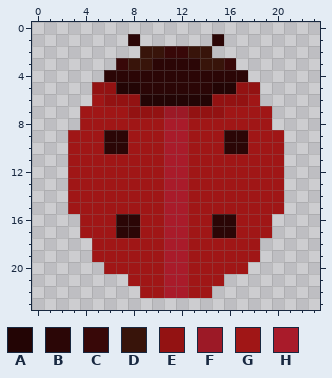
Pixel-art sprite: Art/entities/gmtkplayer1.png. That is the earlier state.
The file is 24x24 pixels. Colours within 5 levels of each other are drawn and written as one.
Palette (. is transparent): A #230505  B #2b0606  C #380808  D #38140a  E #931212  F #9c1926  G #a01616  H #a91b2a
Pixels before, first column x 3:
 1 .....B......B.....
 2 ......DDCCDD......
 3 ....CDDBBBBDDC....
 4 ...BBBBBBBBBBBB...
 5 ..EEAABBBBBBAAEE..
 6 ..GEEEAAAAAAEEEG..
 7 .GGGGEEEFFEEEGGGG.
 8 .GGGGGGGHHGGGGGGG.
 9 GGGBBGGGHHGGGBBGGG
10 GGGBBGGGHHGGGBBGGG
11 GGGGGGGGHHGGGGGGGG
12 GGGGGGGGHHGGGGGGGG
13 GGGGGGGGHHGGGGGGGG
14 GGGGGGGGHHGGGGGGGG
15 GGGGGGGGHHGGGGGGGG
16 .GGGBBGGHHGGBBGGG.
17 .GGGBBGGHHGGBBGGG.
18 ..GGGGGGHHGGGGGG..
19 ..GGGGGGHHGGGGGG..
20 ...GGGGGHHGGGGG...
21 .....GGGHHGGG.....
22 ......GGHHGG......
After the commit:
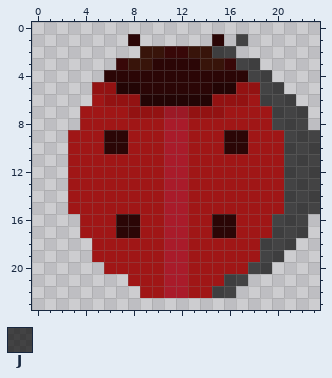
Colours new in this view: J #090909b4
From old to new:
{"y":1,"x":17,"old":".","new":"J"}
{"y":2,"x":15,"old":"..","new":"JJ"}
{"y":3,"x":17,"old":"..","new":"JJ"}
{"y":4,"x":18,"old":"..","new":"JJ"}
{"y":5,"x":19,"old":"..","new":"JJ"}
{"y":6,"x":19,"old":"...","new":"JJJ"}
{"y":7,"x":20,"old":"...","new":"JJJ"}
{"y":8,"x":20,"old":"...","new":"JJJ"}
{"y":9,"x":21,"old":"...","new":"JJJ"}
{"y":10,"x":21,"old":"...","new":"JJJ"}
{"y":11,"x":21,"old":"...","new":"JJJ"}
{"y":12,"x":21,"old":"...","new":"JJJ"}
{"y":13,"x":21,"old":"...","new":"JJJ"}
{"y":14,"x":21,"old":"...","new":"JJJ"}
{"y":15,"x":21,"old":"...","new":"JJJ"}
{"y":16,"x":20,"old":"...","new":"JJJ"}
{"y":17,"x":20,"old":"...","new":"JJJ"}
{"y":18,"x":19,"old":"...","new":"JJJ"}
{"y":19,"x":19,"old":"..","new":"JJ"}
{"y":20,"x":18,"old":"..","new":"JJ"}
{"y":21,"x":16,"old":"..","new":"JJ"}
{"y":22,"x":15,"old":"..","new":"JJ"}
{"label":"added","picture_box":[212,34,320,298]}
